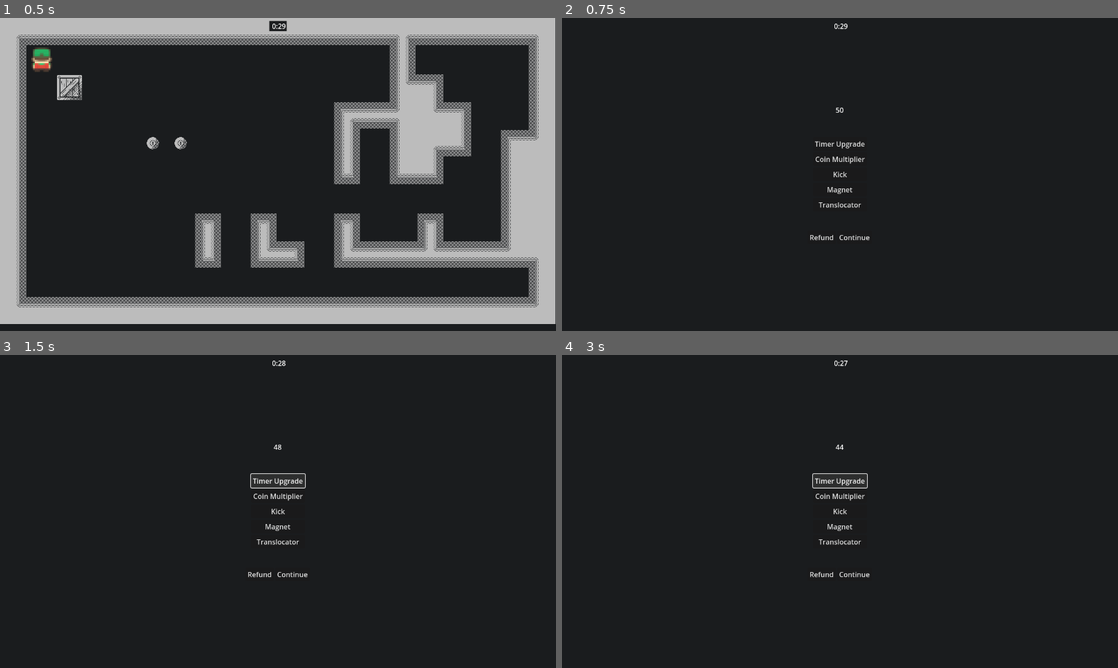
Above: before the commit, frames 1-4 (two rows, left to right).
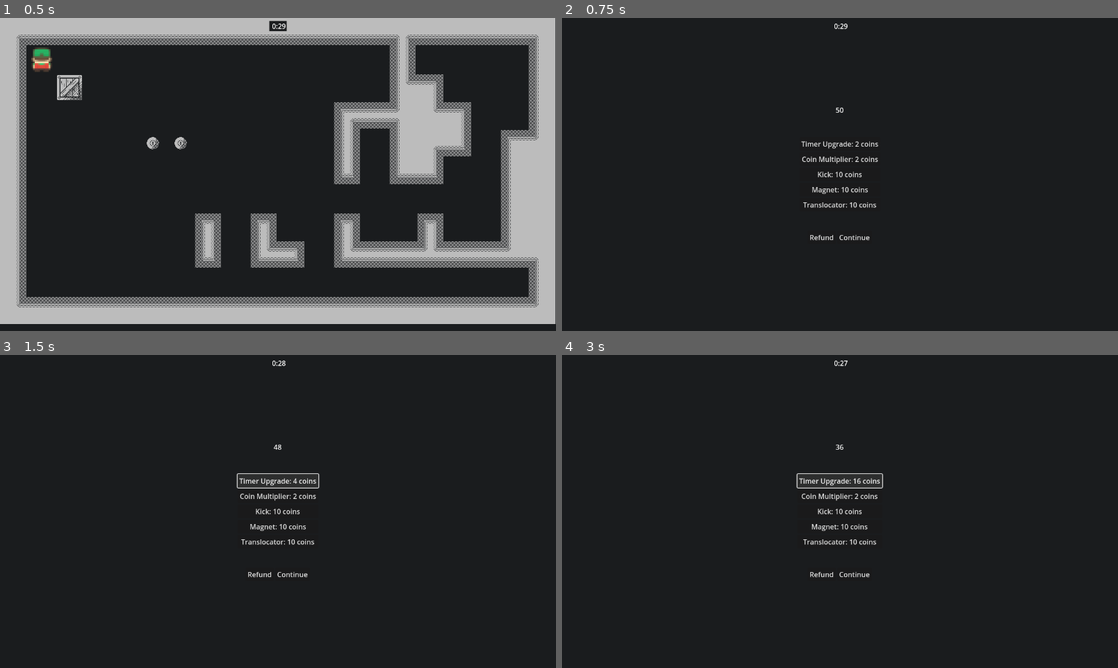
Above: after the commit, the same moments.

Repository: ParryTotato/1BitJam2025
Game: Godot game, scene res://Scenes/Main/main.tscn
Same seed, same stepped clock (60 frames per second), same inputs: the game is played once before the commit and once after it.
Inputs:
- Up to frame 1 (0.5 s): no input
- Up to frame 2 (0.75 s): tap Enter (ui_accept) at 0.5 s; hold Right (ui_right) from 0.53 s (still down)
- Up to frame 3 (1.5 s): tap Enter (ui_accept) at 0.77 s; release Right (ui_right) at 1.25 s; click "Timer Upgrade" (after the commit: "Timer Upgrade: 2 coins") at 1.25 s
- Up to frame 4 (3 s): click "Timer Upgrade" (after the commit: "Timer Upgrade: 4 coins") at 2 s; click "Timer Upgrade" (after the commit: "Timer Upgrade: 8 coins") at 2.75 s

Frame 1 is identical in both runs. In frame 2, 0.7% of the frame differs, in the area x 43-57%, y 39-61%; in frame 3, 0.7%; in frame 4, 0.8%, in the area x 42-58%, y 28-61%.

Commit message:
small refactor and add upgrade cost

Diff:
--- a/Scenes/Coin/coin.gd
+++ b/Scenes/Coin/coin.gd
@@ -19,7 +19,7 @@
 		#collect()
 
 
-func collect(body: Node2D):
+func collect(_body: Node2D):
 	#is_collected = true
 	# Maybe sound for picking up coin?
 	#GlobalGame.add_coins(coin_value)
--- a/Scenes/GlobalGame.gd
+++ /dev/null
@@ -1,16 +0,0 @@
-extends Node2D
-
-var coins: int = 0
-var upgradeTree: Dictionary = {
-	"timer_duration": 10,
-	"coin_multi": 1.0,
-	"kick": false,
-	"magnet": false,
-	"translocator": false
-}
-
-
-func add_coins(amount: int) -> void:
-	coins += amount
-	print(coins)
-	# Add UI update
--- a/Scenes/Main/main.tscn
+++ b/Scenes/Main/main.tscn
@@ -460,6 +460,7 @@
 offset_bottom = 720.0
 grow_horizontal = 2
 grow_vertical = 2
+metadata/_edit_lock_ = true
 
 [node name="UpgradeShop" parent="UI" instance=ExtResource("7_6t3k2")]
 visible = false
--- a/Scenes/UpgradeShop/upgrade_shop.gd
+++ b/Scenes/UpgradeShop/upgrade_shop.gd
@@ -2,20 +2,27 @@
 extends Control
 
 var coin_count: int = 50
-var coin_multiplier: int = 0
+var coin_multiplier: int = 1
+var coin_mult_per_upgrade_tier: int = 1
+var cost_mult_per_upgrade_tier: int = 2
 
 var upgrades: Dictionary = {
-	"timer_duration": {"tier": 0, "cap": 10, "cost": 2},
-	"coin_multiplier": {"tier": 0, "cap": 10, "cost": 2},
-	"kick": {"tier": 0, "cap": 1, "cost": 10},
-	"magnet": {"tier": 0, "cap": 1, "cost": 10},
-	"translocator": {"tier": 0, "cap": 1, "cost": 10}
+	"TimerDuration": {"tier": 0, "cap": 10, "cost": 2},
+	"CoinMultiplier": {"tier": 1, "cap": 11, "cost": 2},
+	"Kick": {"tier": 0, "cap": 1, "cost": 10},
+	"Magnet": {"tier": 0, "cap": 1, "cost": 10},
+	"Translocator": {"tier": 0, "cap": 1, "cost": 10}
 }
 
 
 func _ready() -> void:
 	Messenger.connect("coin_collected", _on_coin_collected)
 	update_label("CoinCount")
+	update_label("TimerDuration")
+	update_label("CoinMultiplier")
+	update_label("Kick")
+	update_label("Magnet")
+	update_label("Translocator")
 
 
 func valid_purchase(type: String) -> bool:
@@ -33,46 +40,66 @@
 func purchase_upgrade(type: String) -> void:
 	coin_count -= upgrades[type]["cost"]
 	upgrades[type]["tier"] += 1
+	if upgrades[type]["tier"] == upgrades[type]["cap"]:
+		#TODO: Find better way to signify max upgrade level
+		upgrades[type]["cost"] = NAN
+	else:
+		upgrades[type]["cost"] *= cost_mult_per_upgrade_tier
 
 	print(type + " Tier: " + str(upgrades[type]["tier"]))
-
 	update_label("CoinCount")
+	update_label(type)
 
 
 func update_label(label: String) -> void:
 	match label:
 		"CoinCount":
 			$MarginContainer/CoinCount.text = str(coin_count)
+		"TimerDuration":
+			$MarginContainer/VBoxContainer/TimerDuration.text = \
+			"Timer Upgrade: " + str(upgrades["TimerDuration"]["cost"]) + " coins"
+		"CoinMultiplier":
+			$MarginContainer/VBoxContainer/CoinMultiplier.text = \
+			"Coin Multiplier: " + str(upgrades["CoinMultiplier"]["cost"]) + " coins"
+		"Kick":
+			$MarginContainer/VBoxContainer/Kick.text = \
+			"Kick: " + str(upgrades["Kick"]["cost"]) + " coins"
+		"Magnet":
+			$MarginContainer/VBoxContainer/Magnet.text = \
+			"Magnet: " + str(upgrades["Magnet"]["cost"]) + " coins"
+		"Translocator":
+			$MarginContainer/VBoxContainer/Translocator.text = \
+			"Translocator: " + str(upgrades["Translocator"]["cost"]) + " coins"
 
 
 #region _on_"button"_pressed
 func _on_timer_duration_pressed() -> void:
-	if valid_purchase("timer_duration"):
-		purchase_upgrade("timer_duration")
+	if valid_purchase("TimerDuration"):
+		purchase_upgrade("TimerDuration")
 		Messenger.timer_duration_upgraded.emit()
 
 
 func _on_coin_multiplier_pressed() -> void:
-	if valid_purchase("coin_multiplier"):
-		purchase_upgrade("coin_multiplier")
-		coin_multiplier += 2
+	if valid_purchase("CoinMultiplier"):
+		purchase_upgrade("CoinMultiplier")
+		coin_multiplier += coin_mult_per_upgrade_tier
 
 
 func _on_kick_pressed() -> void:
-	if valid_purchase("kick"):
-		purchase_upgrade("kick")
+	if valid_purchase("Kick"):
+		purchase_upgrade("Kick")
 		Messenger.kick_upgraded.emit()
 
 
 func _on_magnet_pressed() -> void:
-	if valid_purchase("magnet"):
-		purchase_upgrade("magnet")
+	if valid_purchase("Magnet"):
+		purchase_upgrade("Magnet")
 		Messenger.magnet_upgraded.emit()
 
 
 func _on_translocator_pressed() -> void:
-	if valid_purchase("translocator"):
-		purchase_upgrade("translocator")
+	if valid_purchase("Translocator"):
+		purchase_upgrade("Translocator")
 		Messenger.translocator_upgraded.emit()
 
 
@@ -86,9 +113,6 @@
 
 
 func _on_coin_collected() -> void:
-	if coin_multiplier:
-		coin_count += 1 * coin_multiplier
-	else:
-		coin_count += 1
+	coin_count += 1 * coin_multiplier
 
 	update_label("CoinCount")
--- a/Scenes/UpgradeShop/upgrade_shop.tscn
+++ b/Scenes/UpgradeShop/upgrade_shop.tscn
@@ -10,6 +10,7 @@
 grow_horizontal = 2
 grow_vertical = 2
 script = ExtResource("1_407bl")
+metadata/_edit_lock_ = true
 
 [node name="Background" type="ColorRect" parent="."]
 layout_mode = 1
@@ -19,6 +20,7 @@
 grow_horizontal = 2
 grow_vertical = 2
 color = Color(0.101961, 0.109804, 0.117647, 1)
+metadata/_edit_lock_ = true
 
 [node name="MarginContainer" type="MarginContainer" parent="."]
 layout_mode = 1
@@ -29,6 +31,7 @@
 grow_vertical = 2
 theme_override_constants/margin_top = 200
 theme_override_constants/margin_bottom = 200
+metadata/_edit_lock_ = true
 
 [node name="CoinCount" type="Label" parent="MarginContainer"]
 layout_mode = 2
@@ -41,6 +44,7 @@
 layout_mode = 2
 size_flags_horizontal = 4
 size_flags_vertical = 4
+metadata/_edit_group_ = true
 
 [node name="TimerDuration" type="Button" parent="MarginContainer/VBoxContainer"]
 layout_mode = 2
--- a/project.godot
+++ b/project.godot
@@ -17,7 +17,6 @@
 
 [autoload]
 
-GlobalGame="*res://Scenes/GlobalGame.gd"
 Messenger="*res://messenger.gd"
 
 [debug]
Not shown, removed: Scenes/GlobalGame.gd.uid
Not shown: 1 places in Scenes/Main/main.tscn that only renumber resources
